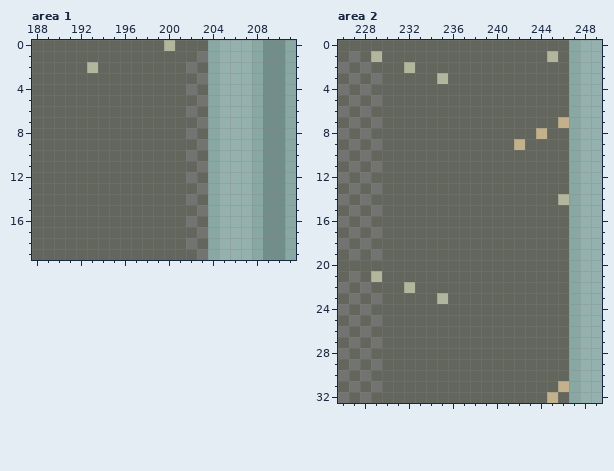
File history of a pixel-art file, assets/backgrounds/hub/hub.aseprite. Above: the version before the commit.
250x150 pixels, 1 frame. Colours within 5 levels of each other are drawn and written as one. Shown: area 1: x 188..211, y 0..19; area 2: x 226..249, y 0..32. The commit also changed other parts of the picture, which this record leaves out.
Now the later version:
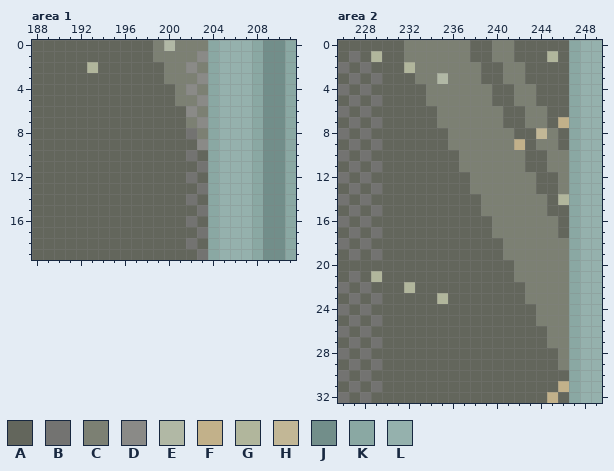
Palette (. is transparent): A #63665c  B #737371  C #7c8073  D #8a8a87  E #b1b8a5  F #c2b18a  G #b1b69c  H #c2b796  J #728e8a  K #8aa8a3  L #95b1ad
Difference:
layer "room/Layer 11" opacity 25% added
Area 1, layer "room/Layer 11":
y 0: x 199..203 AGAAA -> CECCC
y 1: x 199..203 AAAAB -> CCCCD
y 2: x 200..203 AABA -> CCDC
y 3: x 200..203 AAAB -> CCCD
y 4: x 201..203 ABA -> CDC
y 5: x 201..203 AAB -> CCD
y 6: x 202..203 BA -> DC
y 7: x 202..203 AB -> CD
y 8: x 203 A -> C
y 9: x 203 B -> D
Area 2, layer "room/Layer 11":
y 0..1: x 232..237 AAAAAA -> CCCCCC; x 240..241 AA -> CC
y 2: x 233..238 AAAAAA -> CCCCCC; x 241..242 AA -> CC
y 3: x 233..238 AAGAAA -> CCECCC; x 241..242 AA -> CC
y 4..5: x 234..239 AAAAAA -> CCCCCC; x 242..243 AA -> CC
y 6..7: x 235..240 AAAAAA -> CCCCCC; x 243..244 AA -> CC
y 8: x 236..241 AAAAAA -> CCCCCC; x 244..245 FA -> HC
y 9: x 236..241 AAAAAA -> CCCCCC; x 244..245 AA -> CC
y 10..11: x 237..242 AAAAAA -> CCCCCC; x 245..246 AA -> CC
y 12..13: x 238..243 AAAAAA -> CCCCCC; x 246 A -> C
y 14..15: x 239..244 AAAAAA -> CCCCCC
y 16..17: x 240..245 AAAAAA -> CCCCCC
y 18..19: x 241..246 AAAAAA -> CCCCCC
y 20..21: x 242..246 AAAAA -> CCCCC
y 22..23: x 243..246 AAAA -> CCCC
y 24..25: x 244..246 AAA -> CCC
y 26..27: x 245..246 AA -> CC
y 28..29: x 246 A -> C
Changed places in both pictures, as pixel boxes (x1, y1, x2, y2):
changed: (153, 40, 208, 150)
changed: (404, 40, 569, 370)
